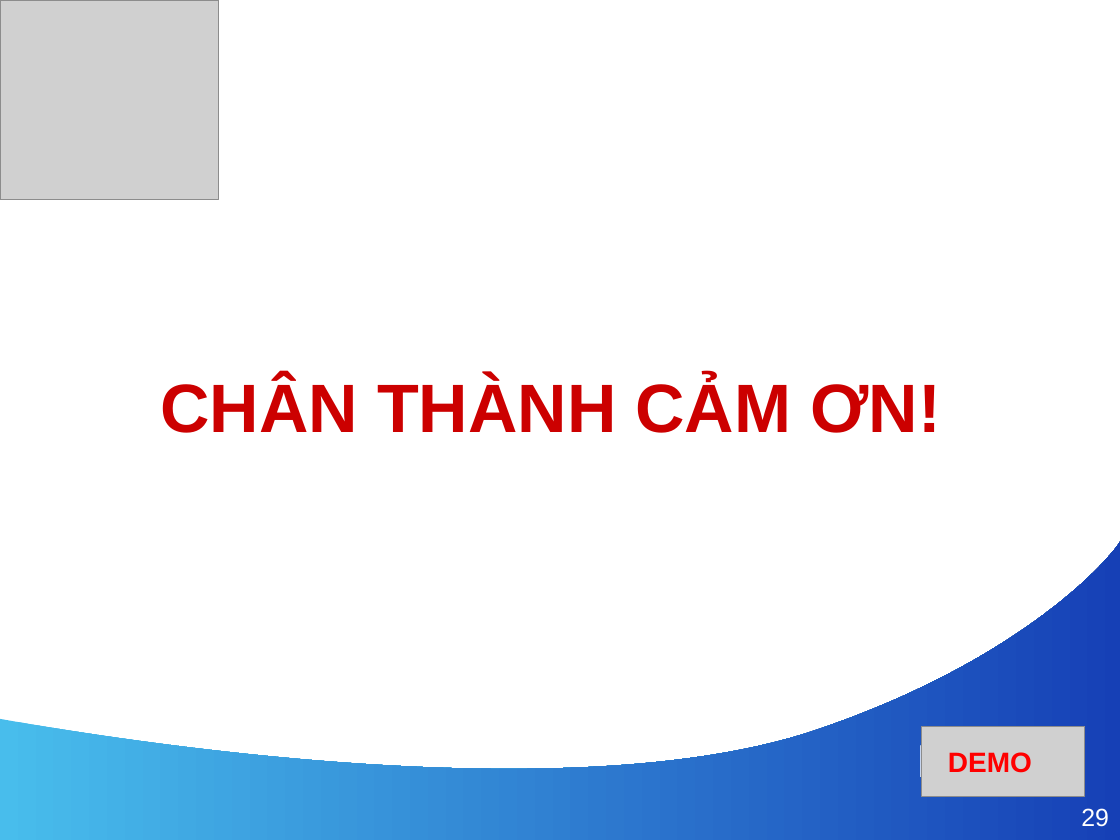
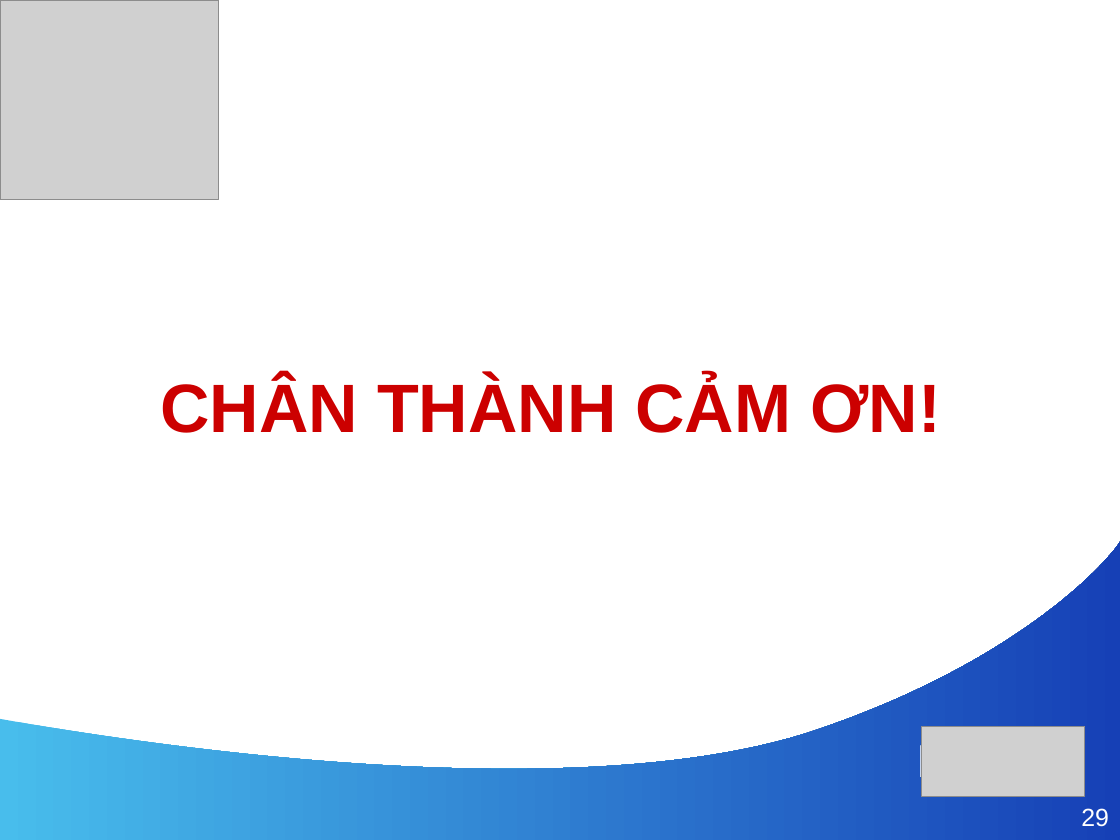
Before and after one commit to phamngsinh/cantho-webgis, a slide deck: slide 29 of Document/Bao Cao/BaoCaoLuanVan2.ppt. Drawn at 1120x840 pixels with LibreOffice and Linux fonts; fonts in the diff are those of the drawing; grey boxes stand for pictures; background and template pictures are left out. Boxes give left, top, right and bottom in pixels: in the first picture for what was removed or moved away, otherwise in the second. Text is boxed around its words. In the diff, an @@ line names an element or a change of style, - is before the commit and + after.

```diff
--- a/Document/Bao Cao/BaoCaoLuanVan2.ppt
+++ b/Document/Bao Cao/BaoCaoLuanVan2.ppt
@@ text removed at <box>948,752,1032,773</box> @@
-DEMO
```
Also in this commit, not shown: 26 other slides changed, 2 slides added, 2 slides removed.
